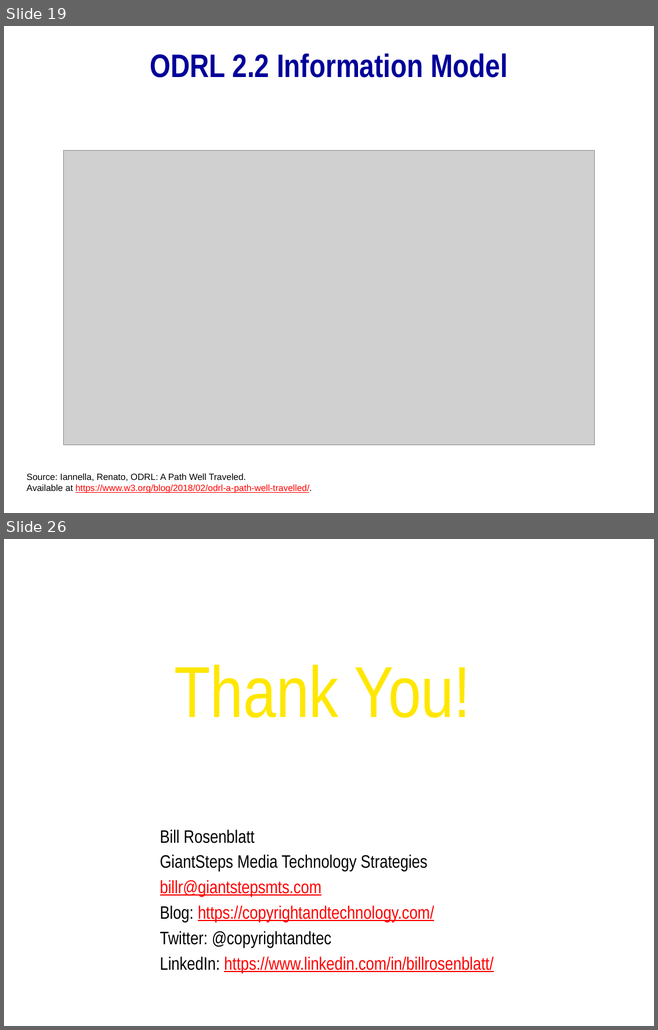
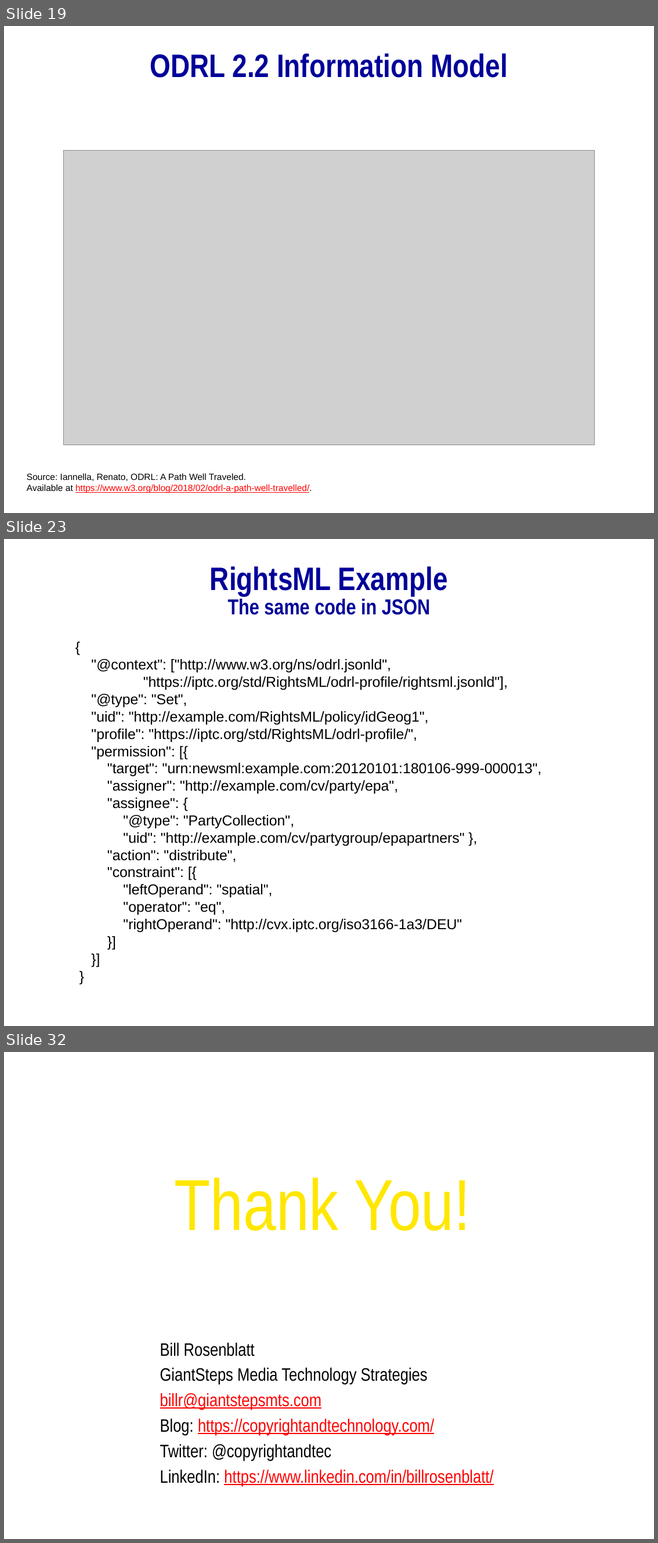
Before and after one commit to mitmedialab/2019-MIT-Computational-Law-Course, a slide deck: Presentations/Rights Expression Languages.pptx. Shown one above the other, each under a label of ours: slides 19 and 26 before the commit, slides 19, 23 and 32 after it; the slides between them are not shown. The pictures are 658x1030 and 658x1543 pixels, drawn with LibreOffice and Linux fonts; fonts in the diff are those of the drawing; grey boxes stand for pictures; background and template pictures are left out. Boxes give left, top, right and bottom in pixels: in the first picture for what was removed or moved away, otherwise in the second. Text is boxed around its words. In the diff, an @@ line names an element or a change of style, - is before the commit and + after.

```diff
--- a/Presentations/Rights Expression Languages.pptx
+++ b/Presentations/Rights Expression Languages.pptx
@@ slide 23 added at (4,539,654,1026), background #FFFFFF @@
@@ title added at (210,566,448,615), 24 pt, text #000099, bold @@
+RightsML Example
+The same code in JSON
@@ text added at (91,659,542,932), 16 pt, text #000000 @@
+{
+"@context": ["http://www.w3.org/ns/odrl.jsonld",
+"https://iptc.org/std/RightsML/odrl-profile/rightsml.jsonld"],
+"@type": "Set",
+"uid": "http://example.com/RightsML/policy/idGeog1",
+"profile": "https://iptc.org/std/RightsML/odrl-profile/",
+"permission": [{
+"target": "urn:newsml:example.com:20120101:180106-999-000013",
+"assigner": "http://example.com/cv/party/epa",
+"assignee": {
+"@type": "PartyCollection",
+"uid": "http://example.com/cv/partygroup/epapartners" },
+"action": "distribute",
+"constraint": [{
+"leftOperand": "spatial",
+"operator": "eq",
+"rightOperand": "http://cvx.iptc.org/iso3166-1a3/DEU"
+}]
+}]
+}
@@ what was slide 26 is now slide 32 @@
```
Also in this commit, not shown: 13 slides changed, 7 other slides added, 2 slides removed, 1 other file.
